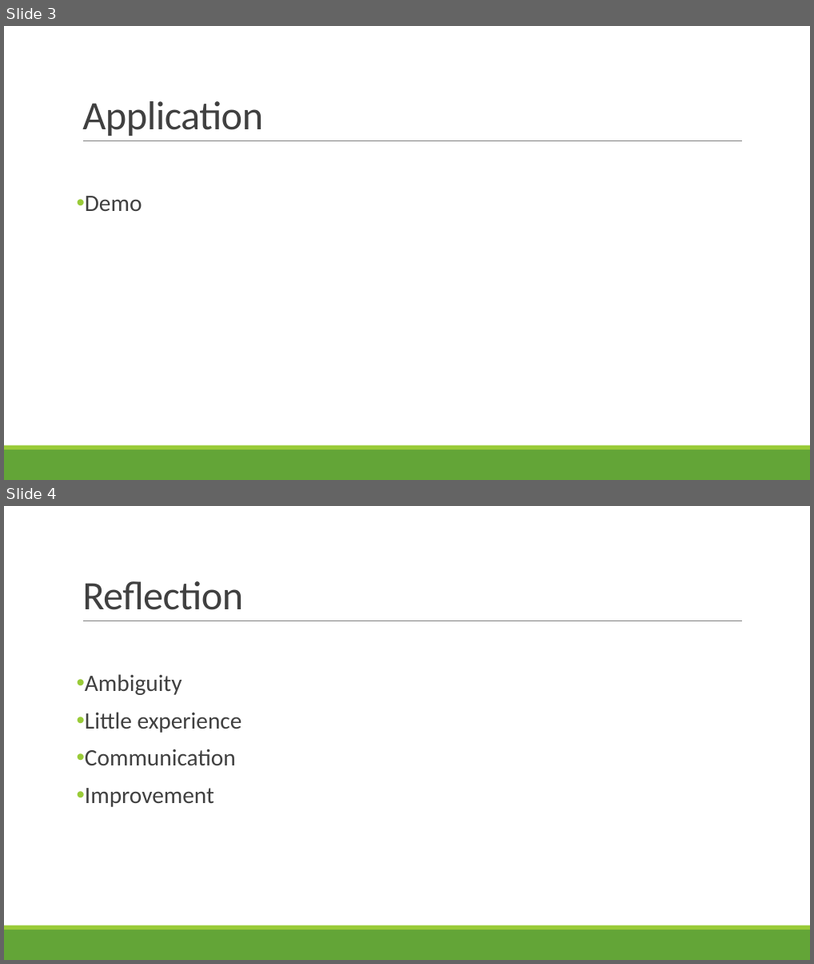
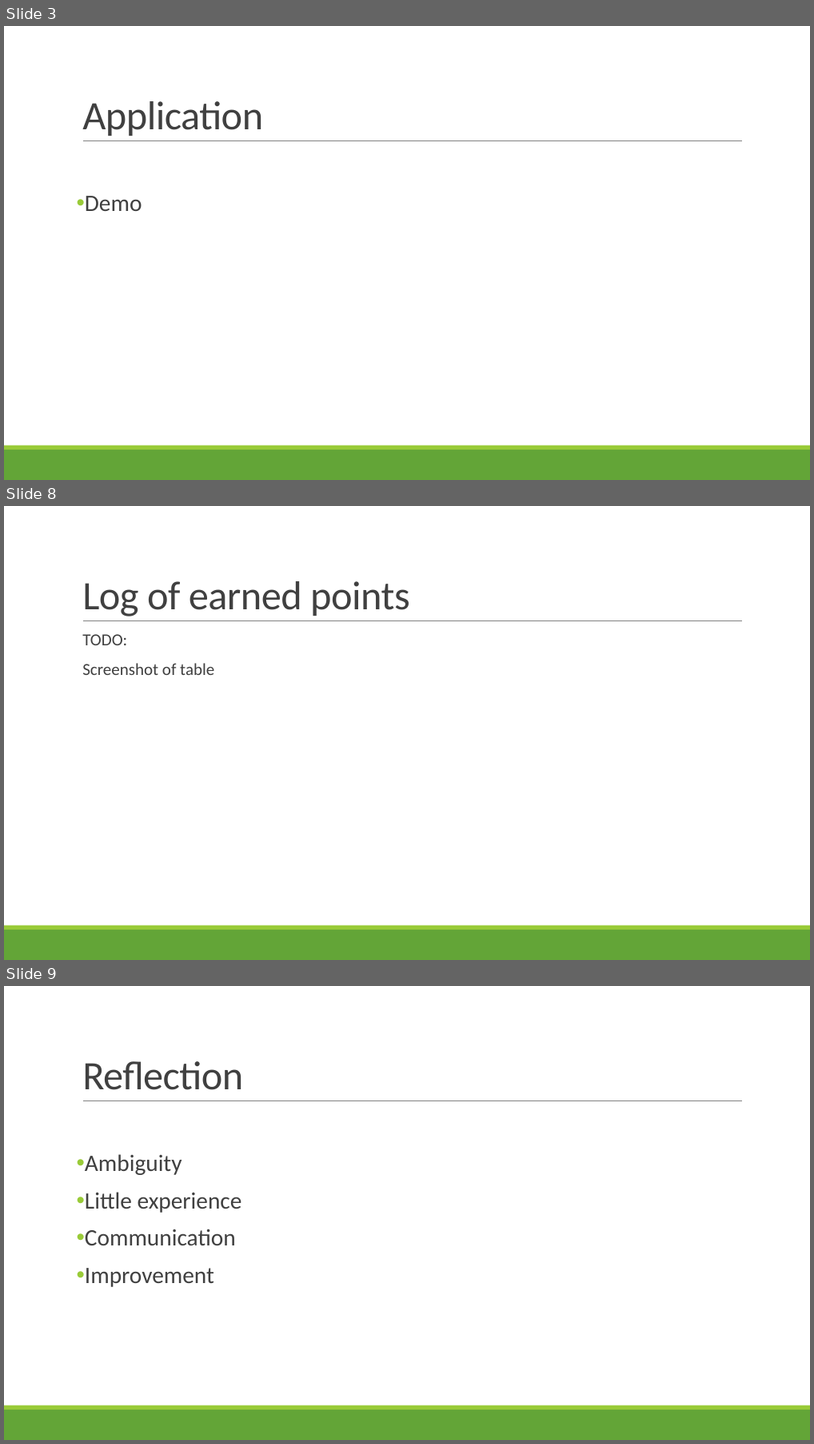
Before and after one commit to shossains/OOPProject, a slide deck: PpGoGreen.pptx. Shown one above the other, each under a label of ours: slides 3 and 4 before the commit, slides 3, 8 and 9 after it; the slides between them are not shown. The pictures are 814x964 and 814x1444 pixels, drawn with LibreOffice and Linux fonts; fonts in the diff are those of the drawing. Boxes give left, top, right and bottom in pixels: in the first picture for what was removed or moved away, otherwise in the second. Text is boxed around its words. In the diff, an @@ line names an element or a change of style, - is before the commit and + after.

```diff
--- a/PpGoGreen.pptx
+++ b/PpGoGreen.pptx
@@ slide 8 added at (x1=4, y1=506, x2=810, y2=960), background #FFFFFF; not listed: 3 template elements that a slide beside it also shows @@
@@ title added at (x1=82, y1=581, x2=410, y2=616), 48 pt, text #404040 @@
+Log of earned points
@@ text added at (x1=82, y1=634, x2=214, y2=675), 20 pt, text #404040 @@
+  TODO:
+  Screenshot of table
@@ what was slide 4 is now slide 9 @@
```
Also in this commit, not shown: 1 slide changed, 4 other slides added.
